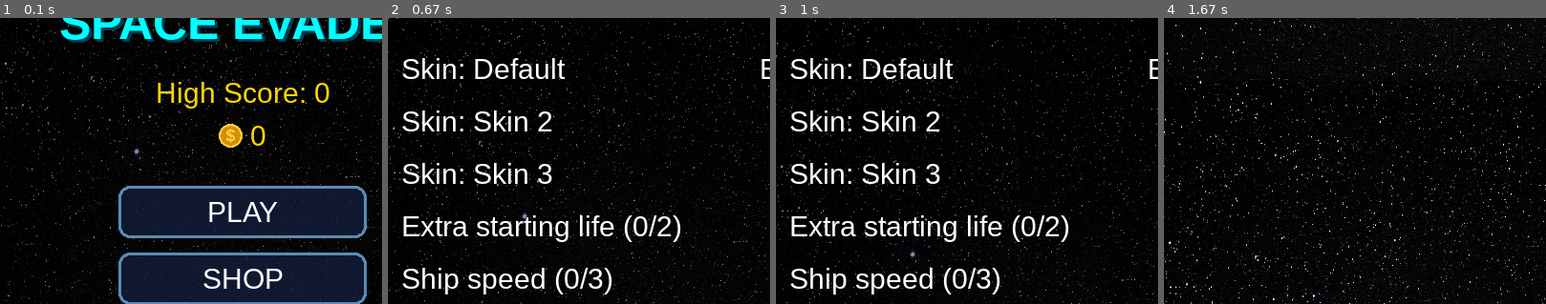
Above: before the commit, frames 1-4 (left to right).
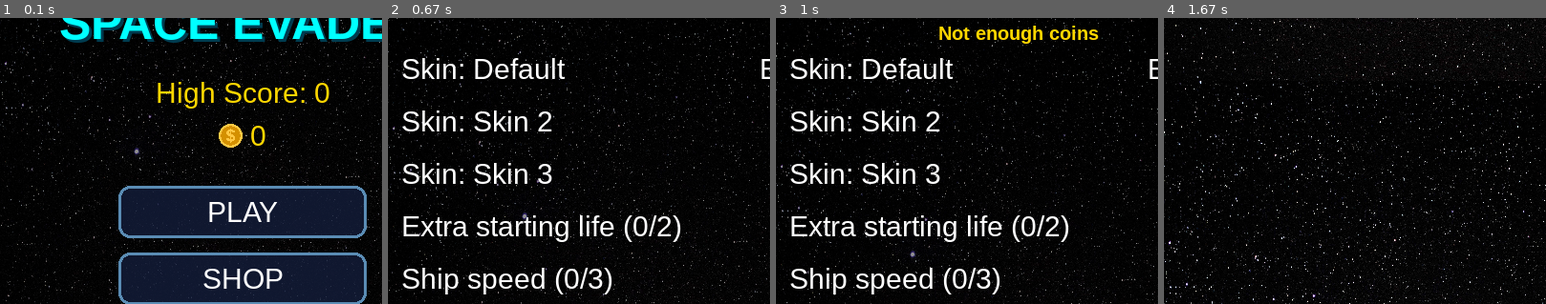
Above: after the commit, the same moments.

Repository: pepaskopec-blip/My-first-PyGame
Game: pygame game, started from main.py
Same seed, same stepped clock (60 frames per second), same inputs: the game is played once before the commit and once after it.
Inputs (mouse positions are % of the whole screen's width and height, from its top left):
- Up to frame 1 (0.1 s): no input
- Up to frame 2 (0.67 s): press the mouse at (50, 68) at 0.37 s; move the mouse to (34, 71) at 0.47 s; release the mouse at (19, 74) at 0.6 s
- Up to frame 3 (1 s): tap Enter at 0.67 s
- Up to frame 4 (1.67 s): hold Esc 1-1.47 s; hold Up 1-1.47 s; tap Enter at 1.5 s
The pictures show only the part of the screen within x 18-68%, y 22-72%; the shares and areas given below are measured in that part.

Frames 1-2 are identical in both runs. In frame 3, 1.0% of the frame differs, in the area x 42-85%, y 2-9%; in frame 4, nothing differs.

Commit message:
Add clickable game over screen

Diff:
--- a/main.py
+++ b/main.py
@@ -6,7 +6,9 @@
 
 
 def res(p):
-    return os.path.join(getattr(sys, "_MEIPASS", os.path.dirname(os.path.abspath(__file__))), p)
+    return os.path.join(
+        getattr(sys, "_MEIPASS", os.path.dirname(os.path.abspath(__file__))), p
+    )
 
 
 # Frozen builds can't write next to the bundle (temp dir / read-only .app), so saves go to the home folder.
@@ -325,7 +327,7 @@
     screen.blit(title, (WIDTH // 2 - title.get_width() // 2, 30))
     draw_coins(WIDTH // 2, 100, center=True)
 
-    if pygame.time.get_ticks() > shop_message_until:
+    if pygame.time.get_ticks() < shop_message_until:
         msg = small_font.render(shop_message, True, (255, 215, 0))
         screen.blit(msg, (WIDTH // 2 - msg.get_width() // 2, 138))
 
@@ -392,6 +394,7 @@
     text = font.render(button["label"], True, (255, 255, 255))
     screen.blit(text, text.get_rect(center=rect.center))
 
+
 # clickable shop
 back_button = {
     "label": "BACK",
@@ -402,6 +405,12 @@
 
 def shop_row_rect(index):
     return pygame.Rect(95, 170 + index * 55 - 8, WIDTH - 190, 46)
+
+
+game_over_buttons = [
+    {"label": "RESTART", "action": "restart", "rect": pygame.Rect(WIDTH // 2 - 270, 395, 260, 50)},
+    {"label": "MENU", "action": "menu", "rect": pygame.Rect(WIDTH // 2 + 10, 395, 260, 50)},
+]
 
 
 def reset_game():
@@ -456,6 +465,7 @@
                             game_state = "SHOP"
                         elif button["action"] == "quit":
                             running = False
+
             elif game_state == "SHOP":
                 if back_button["rect"].collidepoint(event.pos):
                     game_state = "MENU"
@@ -465,11 +475,19 @@
                             shop_index = index
                             shop_action(index)
 
-        if event.type == pygame.MOUSEMOTION and game_state =="SHOP":
+            elif game_state == "GAME_OVER":
+                for button in game_over_buttons:
+                    if button["rect"].collidepoint(event.pos):
+                        if button["action"] == "restart":
+                            reset_game()
+                            game_state = "PLAYING"
+                        elif button["action"] == "menu":
+                            game_state = "MENU"
+
+        if event.type == pygame.MOUSEMOTION and game_state == "SHOP":
             for index in range(len(shop_items())):
-                            if shop_row_rect(index).collidepoint(event.pos):
-                                shop_index = index
-
+                if shop_row_rect(index).collidepoint(event.pos):
+                    shop_index = index
 
         if event.type == pygame.KEYDOWN:
             if game_state == "MENU":
@@ -498,7 +516,7 @@
                 if event.key == pygame.K_r:
                     reset_game()
                     game_state = "PLAYING"
-                elif event.key == pygame.K_m:
+                elif event.key == pygame.K_m or event.key == pygame.K_ESCAPE:
                     game_state = "MENU"
 
     # --- GAME LOGIC ---
@@ -519,13 +537,13 @@
         if (keys[pygame.K_LEFT] or keys[pygame.K_a]) and player_x > 0:
             player_x -= player_speed
         if (
-                keys[pygame.K_RIGHT] or keys[pygame.K_d]
+            keys[pygame.K_RIGHT] or keys[pygame.K_d]
         ) and player_x < WIDTH - player_size:
             player_x += player_speed
         if (keys[pygame.K_UP] or keys[pygame.K_w]) and player_y > 0:
             player_y -= player_speed
         if (
-                keys[pygame.K_DOWN] or keys[pygame.K_s]
+            keys[pygame.K_DOWN] or keys[pygame.K_s]
         ) and player_y < HEIGHT - player_size:
             player_y += player_speed
 
@@ -757,9 +775,6 @@
         high_score_text = font.render(
             f"High Score: {highscore}", True, (255, 215, 0)
         )
-        restart_text = font.render(
-            "Press 'R' to Restart | 'M' for Menu", True, (200, 200, 200)
-        )
 
         screen.blit(
             game_over_text, (WIDTH // 2 - game_over_text.get_width() // 2, 150)
@@ -770,9 +785,14 @@
             (WIDTH // 2 - high_score_text.get_width() // 2, 280),
         )
         draw_coins(WIDTH // 2, 320, center=True)
-        screen.blit(
-            restart_text, (WIDTH // 2 - restart_text.get_width() // 2, 380)
+
+        for button in game_over_buttons:
+            draw_button(button)
+
+        hint = small_font.render(
+            "CLICK or R = restart   |   M = menu", True, (200, 200, 200)
         )
+        screen.blit(hint, (WIDTH // 2 - hint.get_width() // 2, 552))
 
     pygame.display.flip()
     clock.tick(60)
